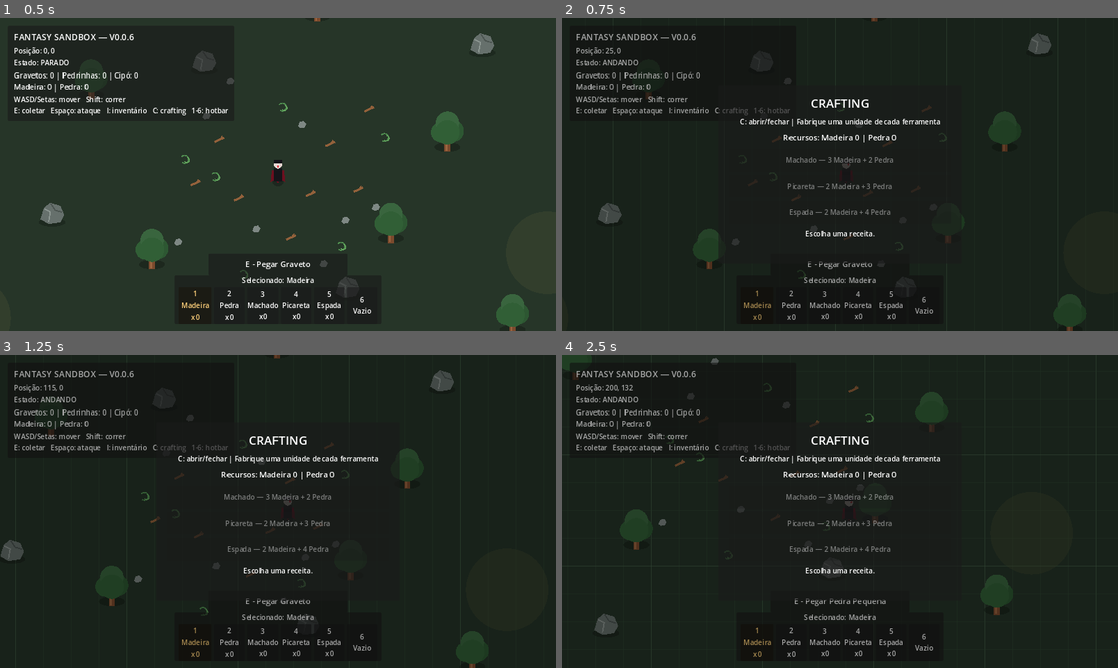
Above: before the commit, frames 1-4 (two rows, left to right).
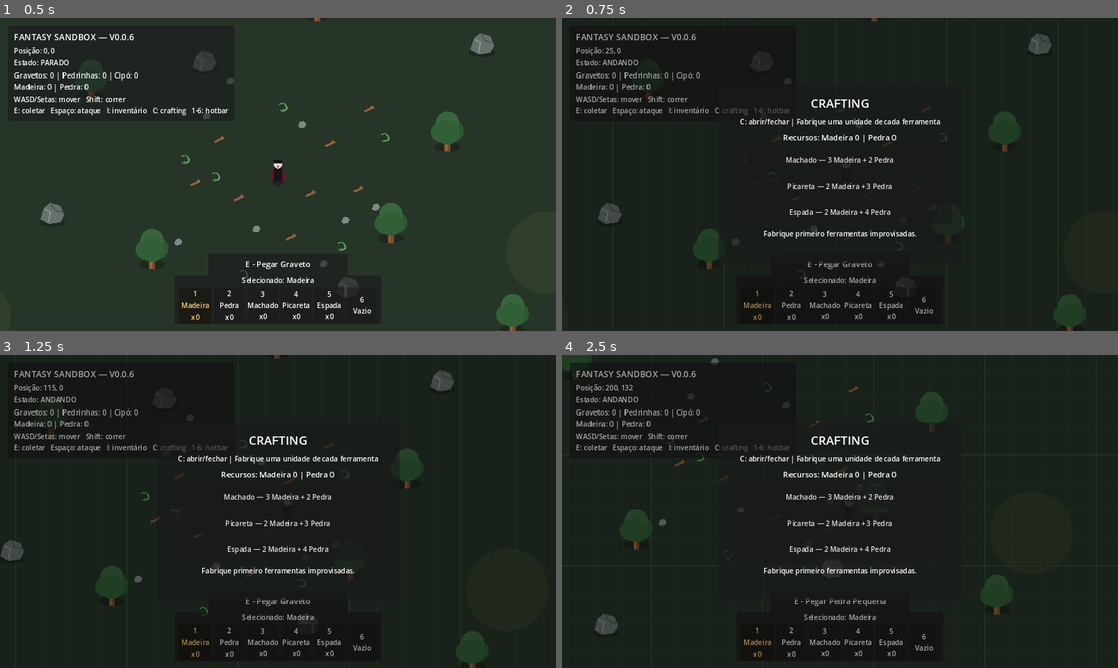
Above: after the commit, the same moments.

Repository: janduyankiingles-ops/Fantasy-Sandbox
Game: Godot game, scene res://scenes/main.tscn
Two runs of this game, one before a commit and one after it. Both use one fixed random seed, a clock stepped at 60 frames per second and the inputs below.
Inputs:
- Up to frame 1 (0.5 s): no input
- Up to frame 2 (0.75 s): tap Enter at 0.5 s; hold D from 0.53 s (still down); tap C at 0.6 s
- Up to frame 3 (1.25 s): keep holding D; tap Space at 0.77 s
- Up to frame 4 (2.5 s): release D at 1.28 s; hold S 1.28-2.03 s; tap C at 1.35, 2.3 s; tap Space at 1.52 s; hold D from 2.03 s (still down); tap I at 2.1 s

Frame 1 is identical in both runs. In frame 2, 0.7% of the frame differs, in the area x 36-64%, y 44-71%; in frame 3, 0.7%; in frame 4, 0.7%.
Error before the commit: Invalid call to function 'refresh_inventory (via call)' in base 'Control (inventory_ui.gd)'. Expected 1 arguments. (res://scripts/main.gd:102)
Error after the commit: Invalid access to property or key 'pressed' on a base object of type 'null instance'. (res://scripts/crafting_ui.gd:28)

Commit message:
v0.0.7: add primitive and advanced crafting tiers

Diff:
--- a/scripts/crafting_ui.gd
+++ b/scripts/crafting_ui.gd
@@ -2,47 +2,57 @@
 
 signal craft_requested(item_key: String)
 
-@onready var wood_label: Label = $CraftingPanel/Margin/VBox/Resources
+@onready var resources_label: Label = $CraftingPanel/Margin/VBox/Resources
+@onready var improvised_axe_button: Button = $CraftingPanel/Margin/VBox/Recipes/ImprovisedAxeButton
+@onready var improvised_pickaxe_button: Button = $CraftingPanel/Margin/VBox/Recipes/ImprovisedPickaxeButton
+@onready var improvised_knife_button: Button = $CraftingPanel/Margin/VBox/Recipes/ImprovisedKnifeButton
 @onready var axe_button: Button = $CraftingPanel/Margin/VBox/Recipes/AxeButton
 @onready var pickaxe_button: Button = $CraftingPanel/Margin/VBox/Recipes/PickaxeButton
 @onready var sword_button: Button = $CraftingPanel/Margin/VBox/Recipes/SwordButton
 @onready var status_label: Label = $CraftingPanel/Margin/VBox/Status
 
-var wood_amount: int = 0
-var stone_amount: int = 0
-var axe_amount: int = 0
-var pickaxe_amount: int = 0
-var sword_amount: int = 0
+var snapshot: Dictionary = {}
+
+var recipe_costs: Dictionary = {
+	"improvised_axe": {"stick": 2, "small_stone": 1, "vine": 1},
+	"improvised_pickaxe": {"stick": 2, "small_stone": 2, "vine": 1},
+	"improvised_knife": {"stick": 1, "small_stone": 1, "vine": 1},
+	"axe": {"wood": 3, "stone": 2},
+	"pickaxe": {"wood": 2, "stone": 3},
+	"sword": {"wood": 2, "stone": 4}
+}
 
 func _ready() -> void:
 	visible = false
+
+	improvised_axe_button.pressed.connect(_on_improvised_axe_pressed)
+	improvised_pickaxe_button.pressed.connect(_on_improvised_pickaxe_pressed)
+	improvised_knife_button.pressed.connect(_on_improvised_knife_pressed)
 	axe_button.pressed.connect(_on_axe_pressed)
 	pickaxe_button.pressed.connect(_on_pickaxe_pressed)
 	sword_button.pressed.connect(_on_sword_pressed)
+
 	_refresh_buttons()
 
 func toggle_crafting() -> void:
 	visible = not visible
 	if visible:
-		status_label.text = "Escolha uma receita."
+		status_label.text = "Fabrique primeiro ferramentas improvisadas."
 
 func close_crafting() -> void:
 	visible = false
 
-func refresh_crafting(
-	new_wood_amount: int,
-	new_stone_amount: int,
-	new_axe_amount: int,
-	new_pickaxe_amount: int,
-	new_sword_amount: int
-) -> void:
-	wood_amount = new_wood_amount
-	stone_amount = new_stone_amount
-	axe_amount = new_axe_amount
-	pickaxe_amount = new_pickaxe_amount
-	sword_amount = new_sword_amount
+func refresh_crafting(new_snapshot: Dictionary) -> void:
+	snapshot = new_snapshot.duplicate()
 
-	wood_label.text = "Recursos: Madeira %d | Pedra %d" % [wood_amount, stone_amount]
+	resources_label.text = "Chão: Graveto %d | Pedra Pequena %d | Cipó %d\nGrandes: Madeira %d | Pedra %d" % [
+		int(snapshot.get("stick", 0)),
+		int(snapshot.get("small_stone", 0)),
+		int(snapshot.get("vine", 0)),
+		int(snapshot.get("wood", 0)),
+		int(snapshot.get("stone", 0))
+	]
+
 	_refresh_buttons()
 
 func show_result(success: bool, item_name: String) -> void:
@@ -52,13 +62,49 @@
 		status_label.text = "Não foi possível fabricar %s." % item_name
 
 func _refresh_buttons() -> void:
-	axe_button.disabled = axe_amount > 0 or wood_amount < 3 or stone_amount < 2
-	pickaxe_button.disabled = pickaxe_amount > 0 or wood_amount < 2 or stone_amount < 3
-	sword_button.disabled = sword_amount > 0 or wood_amount < 2 or stone_amount < 4
+	improvised_axe_button.disabled = not _can_craft("improvised_axe")
+	improvised_pickaxe_button.disabled = not _can_craft("improvised_pickaxe")
+	improvised_knife_button.disabled = not _can_craft("improvised_knife")
+	axe_button.disabled = not _can_craft("axe")
+	pickaxe_button.disabled = not _can_craft("pickaxe")
+	sword_button.disabled = not _can_craft("sword")
 
-	axe_button.text = "Machado — 3 Madeira + 2 Pedra" + ("  [CRIADO]" if axe_amount > 0 else "")
-	pickaxe_button.text = "Picareta — 2 Madeira + 3 Pedra" + ("  [CRIADA]" if pickaxe_amount > 0 else "")
-	sword_button.text = "Espada — 2 Madeira + 4 Pedra" + ("  [CRIADA]" if sword_amount > 0 else "")
+	improvised_axe_button.text = "Machado Improvisado — 2 Gravetos + 1 Pedra Pequena + 1 Cipó" + _crafted_suffix("improvised_axe")
+	improvised_pickaxe_button.text = "Picareta Improvisada — 2 Gravetos + 2 Pedras Pequenas + 1 Cipó" + _crafted_suffix("improvised_pickaxe")
+	improvised_knife_button.text = "Faca Improvisada — 1 Graveto + 1 Pedra Pequena + 1 Cipó" + _crafted_suffix("improvised_knife")
+	axe_button.text = "Machado — 3 Madeira + 2 Pedra" + _crafted_suffix("axe")
+	pickaxe_button.text = "Picareta — 2 Madeira + 3 Pedra" + _crafted_suffix("pickaxe")
+	sword_button.text = "Espada — 2 Madeira + 4 Pedra" + _crafted_suffix("sword")
+
+func _can_craft(item_key: String) -> bool:
+	if int(snapshot.get(item_key, 0)) > 0:
+		return false
+
+	var costs: Dictionary = recipe_costs.get(item_key, {})
+	if costs.is_empty():
+		return false
+
+	for resource_key in costs.keys():
+		var needed: int = int(costs[resource_key])
+		var available: int = int(snapshot.get(resource_key, 0))
+		if available < needed:
+			return false
+
+	return true
+
+func _crafted_suffix(item_key: String) -> String:
+	if int(snapshot.get(item_key, 0)) > 0:
+		return "  [CRIADO]"
+	return ""
+
+func _on_improvised_axe_pressed() -> void:
+	craft_requested.emit("improvised_axe")
+
+func _on_improvised_pickaxe_pressed() -> void:
+	craft_requested.emit("improvised_pickaxe")
+
+func _on_improvised_knife_pressed() -> void:
+	craft_requested.emit("improvised_knife")
 
 func _on_axe_pressed() -> void:
 	craft_requested.emit("axe")
